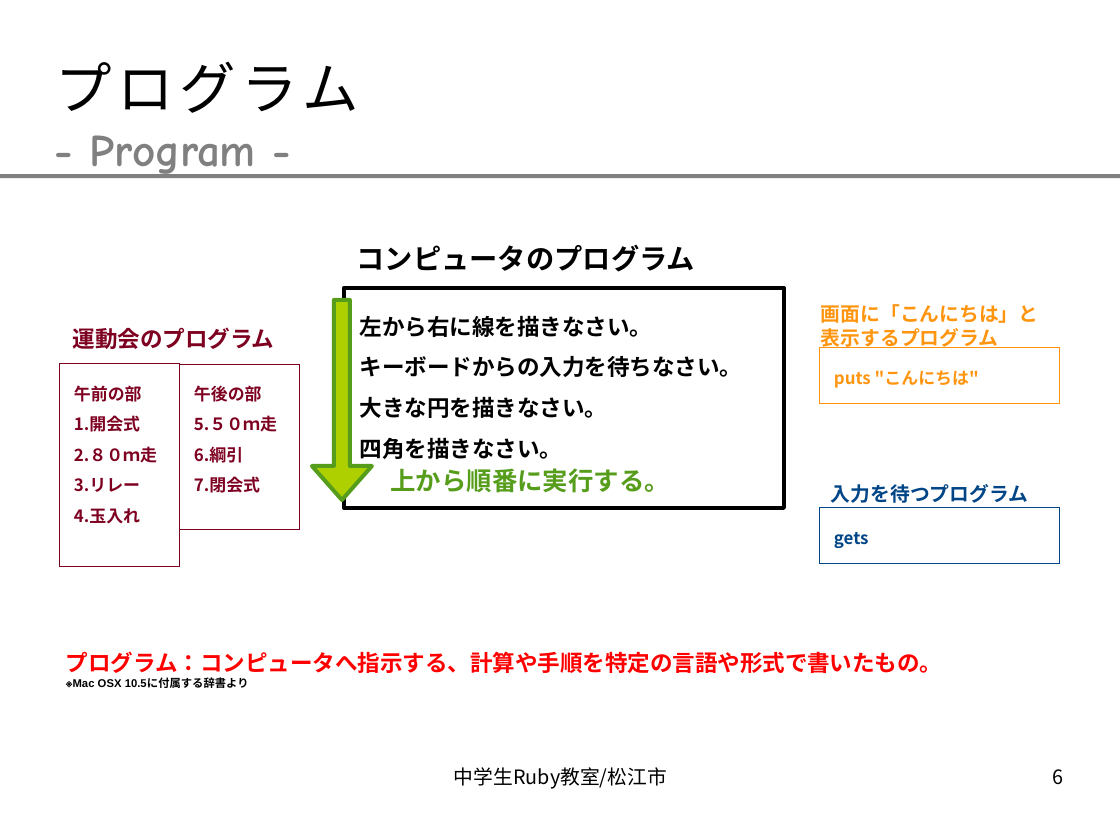
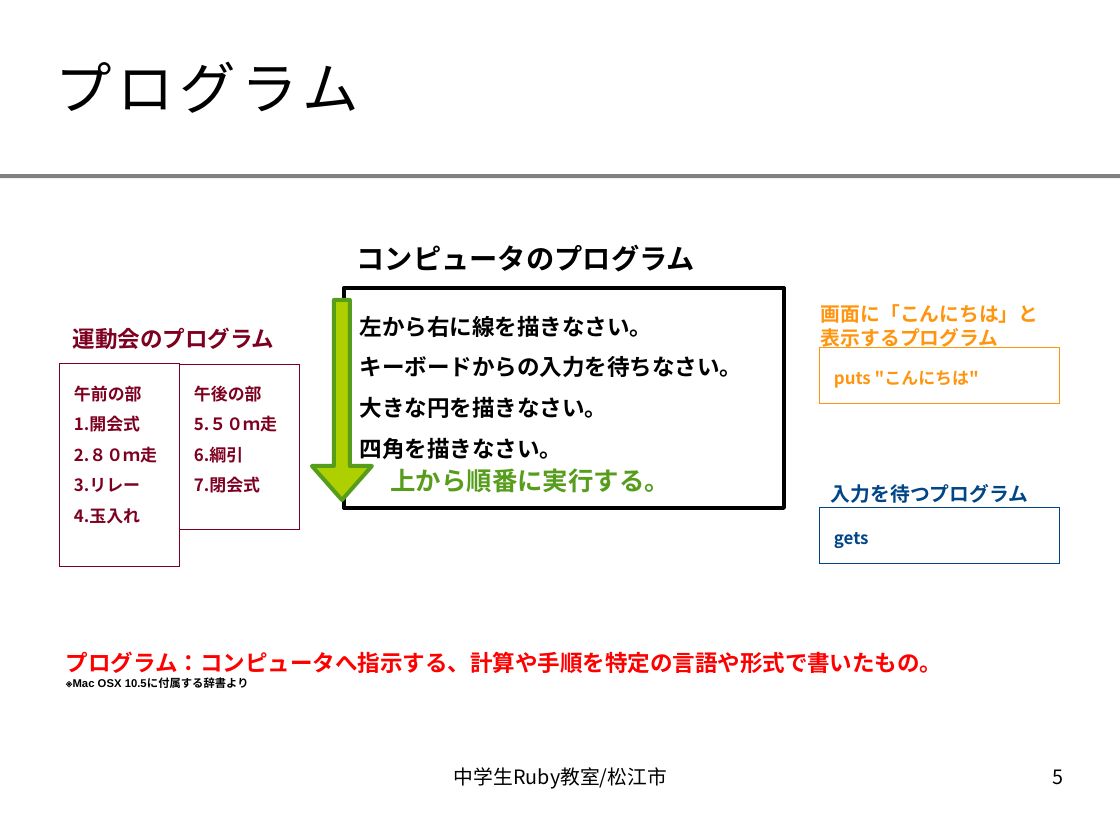
Before and after one commit to smalruby/ruby-school-mjh, a slide deck: slide 5 of mac/doc/text.odp (slide 6 before the commit). Drawn at 1120x840 pixels with LibreOffice and Linux fonts; fonts in the diff are those of the drawing; background and template pictures are left out. Boxes give left, top, right and bottom in pixels: in the first picture for what was removed or moved away, otherwise in the second. Text is boxed around its words. In the diff, an @@ line names an element or a change of style, - is before the commit and + after.

```diff
--- a/mac/doc/text.odp
+++ b/mac/doc/text.odp
@@ text removed at bbox=[90, 135, 256, 178] @@
-- Program -
@@ page number at bbox=[1053, 769, 1064, 785]: text changed @@
-6
+5
```
Also in this commit, not shown: 9 other slides changed, 9 slides added, 4 slides removed.
